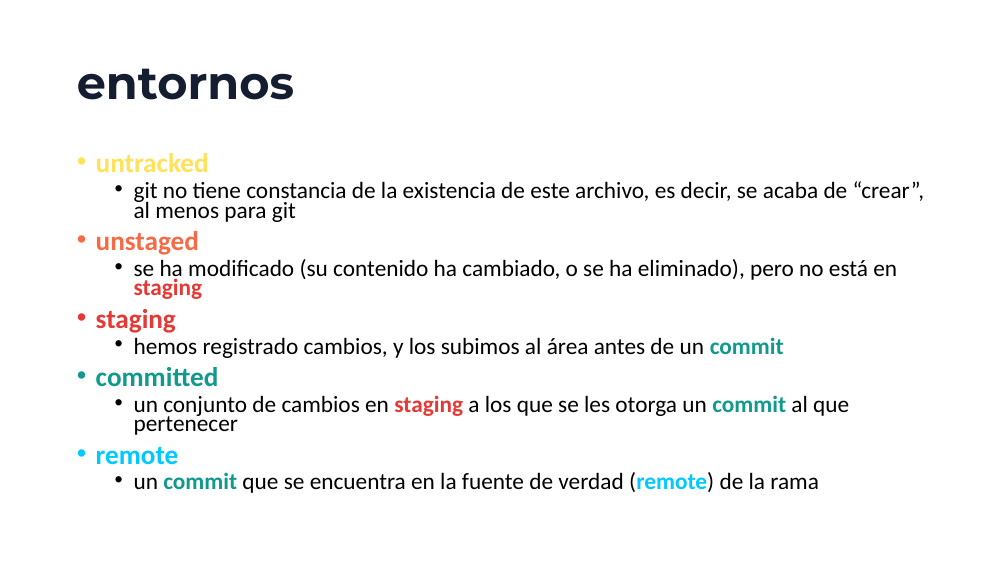
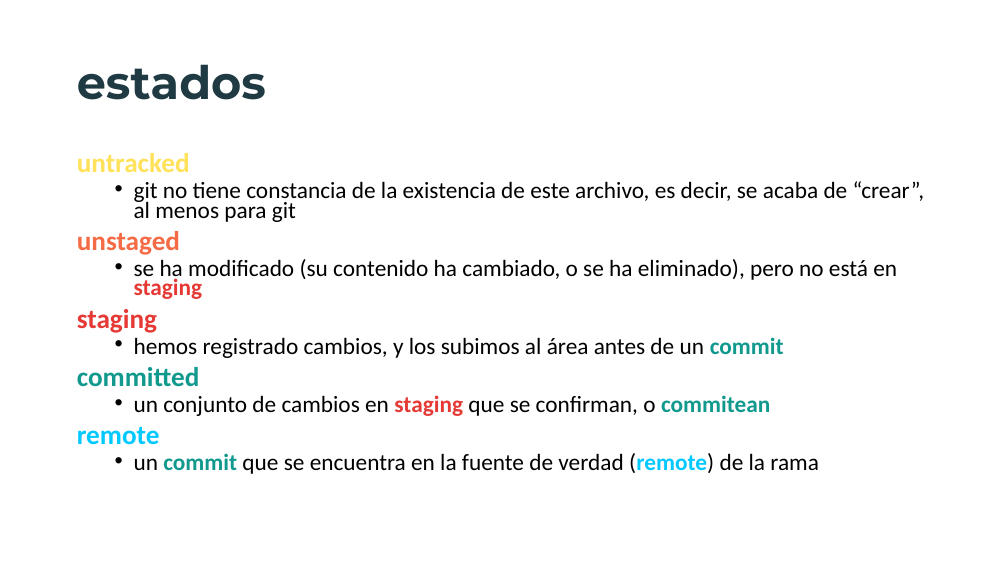
Before and after one commit to jofaval/talks-about, a slide deck: slide 17 of simplifying-git/fear-the-cli-no-more/simplifying-git-fear-the-cli-no-more.slides.es.pptx (slide 13 before the commit). Drawn at 1008x567 pixels with LibreOffice and Linux fonts; fonts in the diff are those of the drawing. Boxes give left, top, right and bottom in pixels: in the first picture for what was removed or moved away, otherwise in the second. Text is boxed around its words. In the diff, an @@ line names an element or a change of style, - is before the commit and + after.

```diff
--- a/simplifying-git/fear-the-cli-no-more/simplifying-git-fear-the-cli-no-more.slides.es.pptx
+++ b/simplifying-git/fear-the-cli-no-more/simplifying-git-fear-the-cli-no-more.slides.es.pptx
@@ title at box(77, 64, 266, 100): text changed; text colour gradient #141E30 to #243B55 to gradient #0F2027 to #203A43 to #2C5364 @@
-entornos
+estados
@@ text at box(77, 153, 819, 474): text colour gradient #11998E to #38EF7D to gradient #11998E to #38EF7D in "commit", "commit"; text colour gradient #00C9FF to #59FD69 to gradient #00C9FF to #59FD69 in "(remote)"; bullet • to none @@
@@ text at box(134, 395, 770, 416): text changed @@
-  • un conjunto de cambios en staging a los que se les otorga un commit al que pertenecer
+  • un conjunto de cambios en staging que se confirman, o commitean
```
Also in this commit, not shown: 11 other slides changed, 11 slides added, 1 other file.
